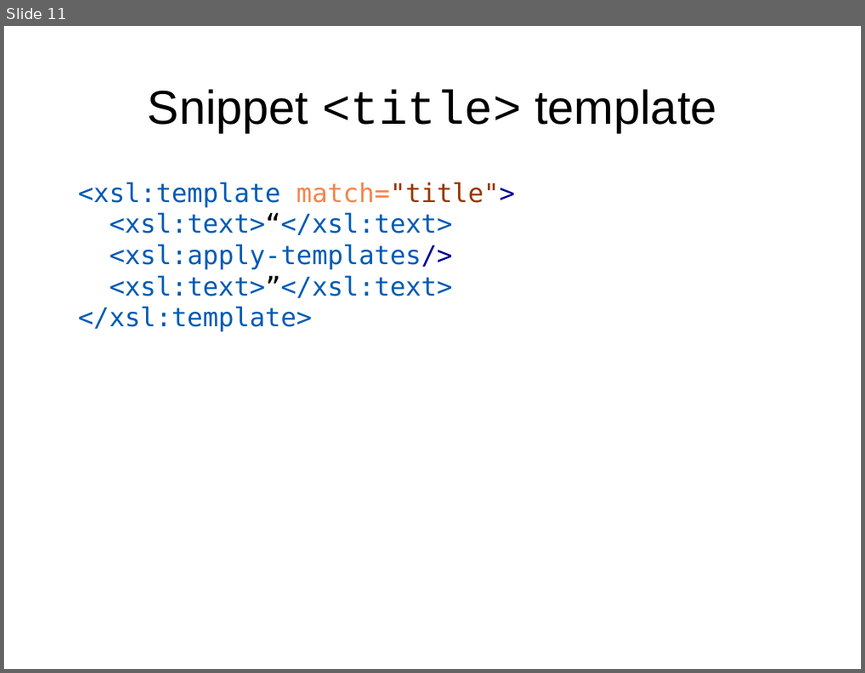
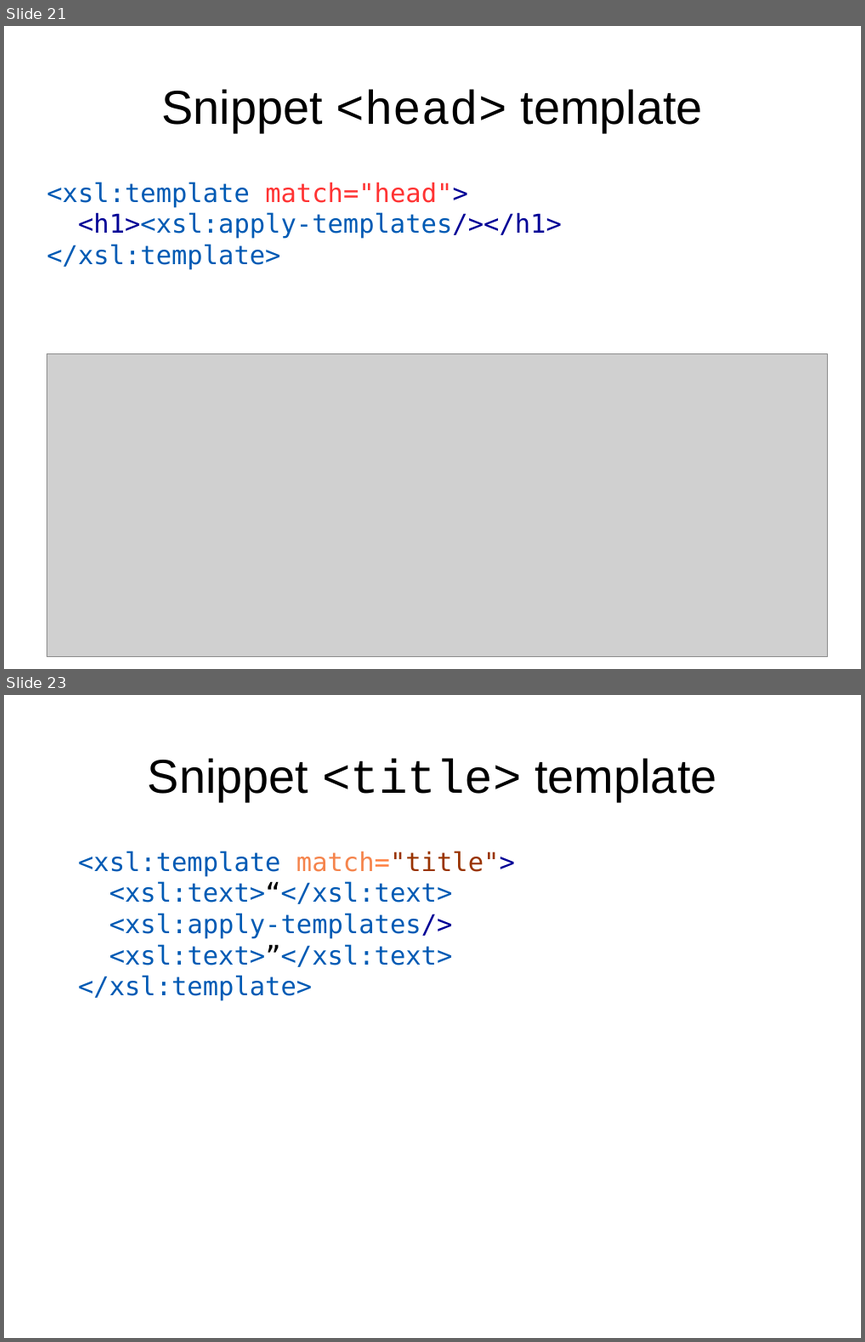
Before and after one commit to martindholmes/XSLT_workshops, a slide deck: intro/presentations/06_processing_model.odp. Shown one above the other, each under a label of ours: slide 11 before the commit, slides 21 and 23 after it; the slides between them are not shown. The pictures are 865x673 and 865x1342 pixels, drawn with LibreOffice and Linux fonts; fonts in the diff are those of the drawing; grey boxes stand for pictures. Boxes give left, top, right and bottom in pixels: in the first picture for what was removed or moved away, otherwise in the second. Text is boxed around its words. In the diff, an @@ line names an element or a change of style, - is before the commit and + after.

```diff
--- a/intro/presentations/06_processing_model.odp
+++ b/intro/presentations/06_processing_model.odp
@@ slide 21 added at bbox=[4, 26, 861, 669], background #FFFFFF @@
@@ title added at bbox=[162, 89, 703, 132], 44 pt, text #000000 @@
+Snippet <head> template
@@ text added at bbox=[46, 182, 562, 269], 24 pt, text #005AB4 @@
+<xsl:template match="head">
+<h1><xsl:apply-templates/></h1>
+</xsl:template>
@@ picture added at bbox=[47, 354, 828, 657] @@
@@ what was slide 11 is now slide 23 @@
```
Also in this commit, not shown: 4 slides changed, 11 other slides added, 1 other file.
